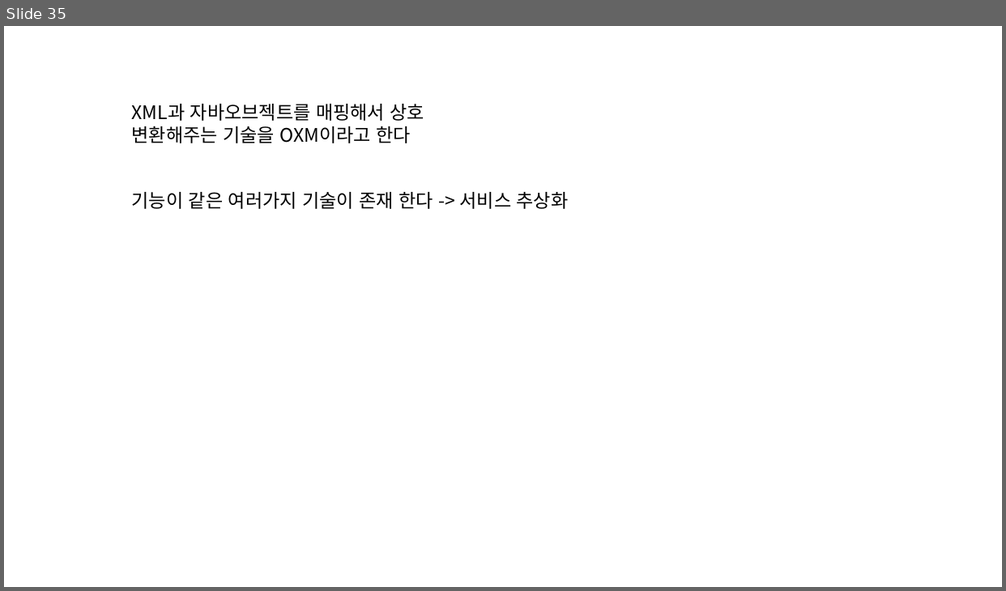
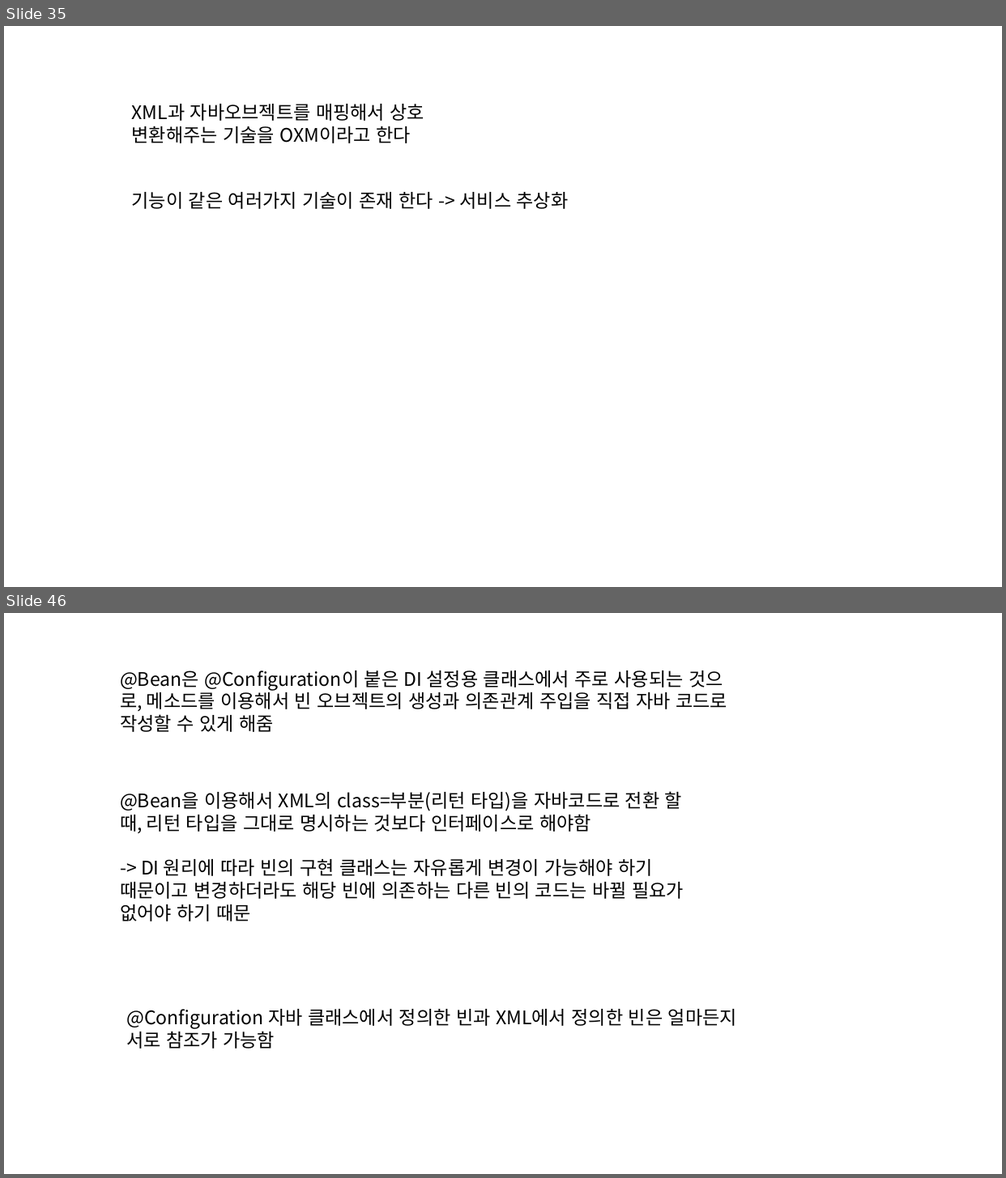
Before and after one commit to eongss/testproject, a slide deck: 프레젠테이션1.pptx. Shown one above the other, each under a label of ours: slide 35 before the commit, slides 35 and 46 after it; the slides between them are not shown. The pictures are 1006x591 and 1006x1178 pixels, drawn with LibreOffice and Linux fonts; fonts in the diff are those of the drawing. Boxes give left, top, right and bottom in pixels: in the first picture for what was removed or moved away, otherwise in the second. Text is boxed around its words. In the diff, an @@ line names an element or a change of style, - is before the commit and + after.

```diff
--- a/프레젠테이션1.pptx
+++ b/프레젠테이션1.pptx
@@ slide 46 added at (4, 613, 1002, 1174), background #FFFFFF @@
@@ text added at (120, 671, 727, 732), 18 pt, text #000000 @@
+@Bean은 @Configuration이 붙은 DI 설정용 클래스에서 주로 사용되는 것으로, 메소드를 이용해서 빈 오브젝트의 생성과 의존관계 주입을 직접 자바 코드로 작성할 수 있게 해줌
@@ text added at (120, 791, 684, 922), 18 pt, text #000000 @@
+@Bean을 이용해서 XML의 class=부분(리턴 타입)을 자바코드로 전환 할 때, 리턴 타입을 그대로 명시하는 것보다 인터페이스로 해야함
+-> DI 원리에 따라 빈의 구현 클래스는 자유롭게 변경이 가능해야 하기 때문이고 변경하더라도 해당 빈에 의존하는 다른 빈의 코드는 바뀔 필요가 없어야 하기 때문
@@ text added at (126, 1009, 737, 1049), 18 pt, text #000000 @@
+@Configuration 자바 클래스에서 정의한 빈과 XML에서 정의한 빈은 얼마든지 서로 참조가 가능함
```
Also in this commit, not shown: 17 other slides added, 2 slides removed, 1 other file.
